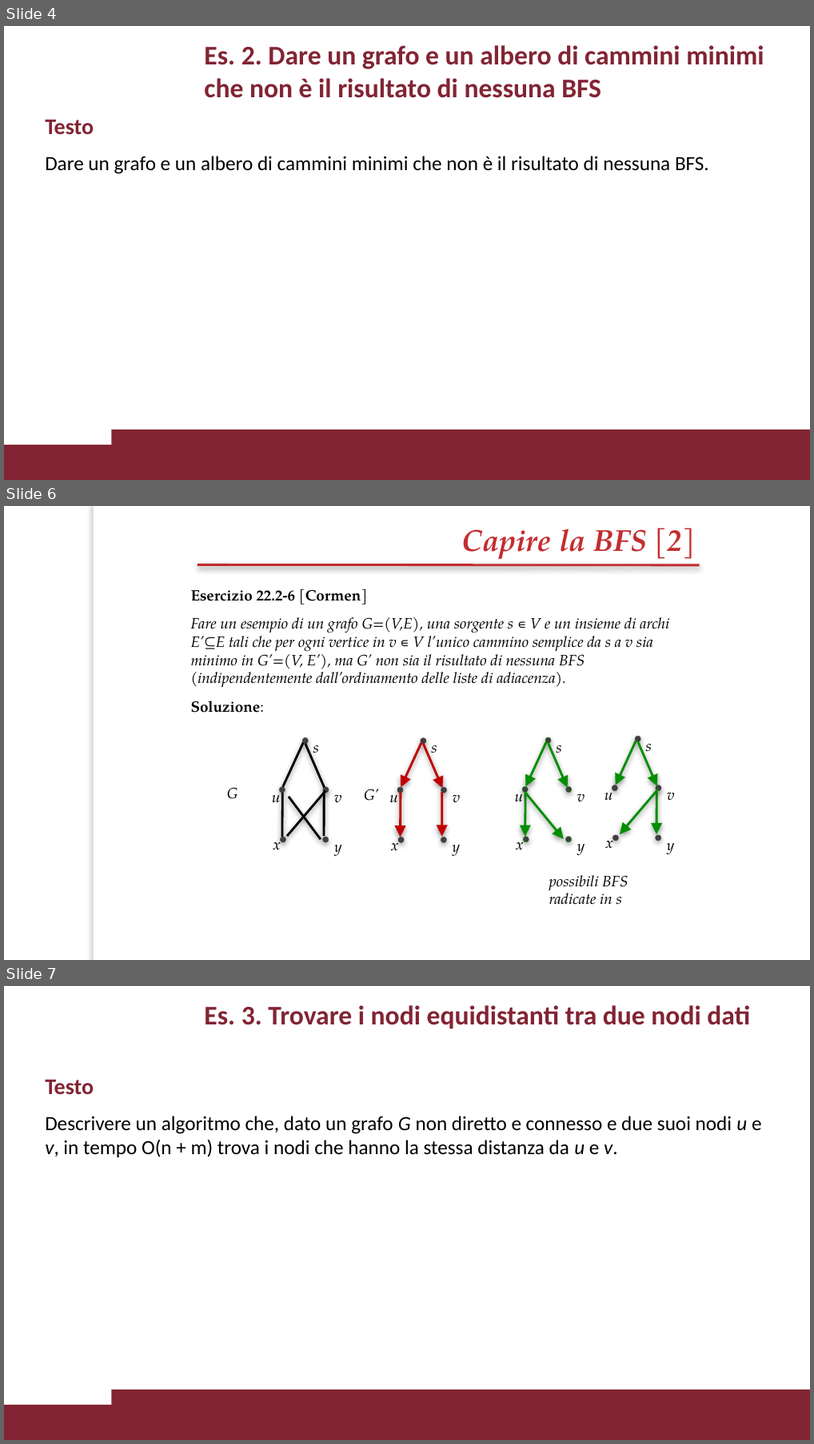
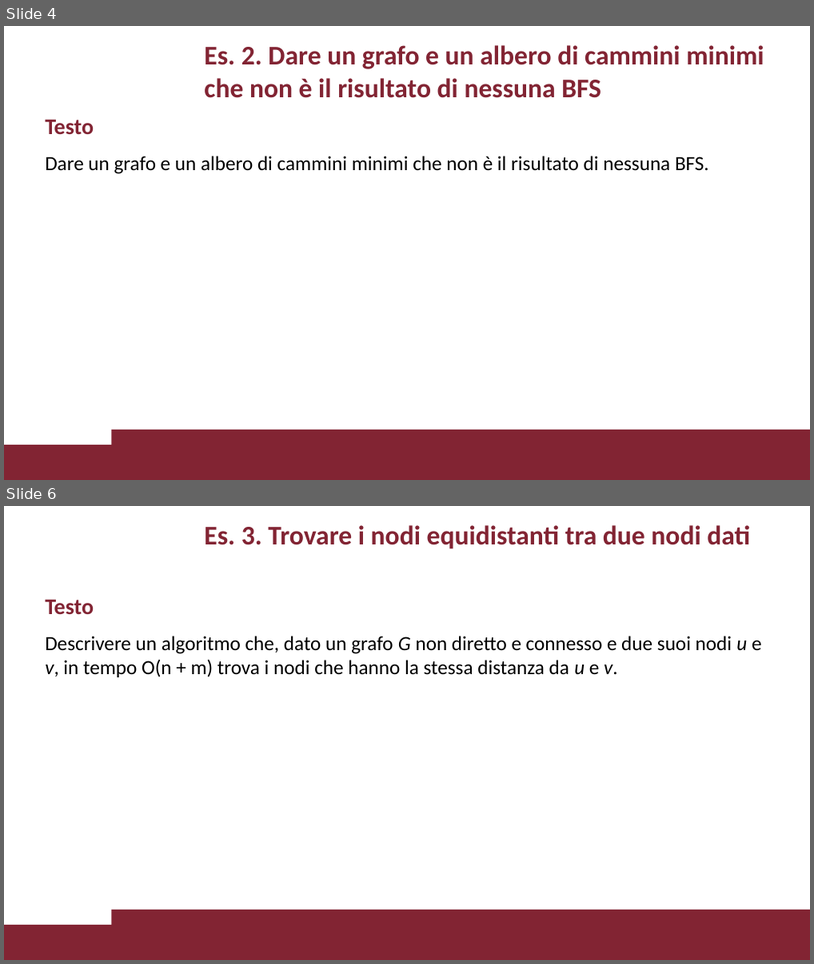
Before and after one commit to VincenzoImp/PDA, a slide deck: Esercitazione3/Esercitazione3.pptx. Shown one above the other, each under a label of ours: slides 4, 6 and 7 before the commit, slides 4 and 6 after it; the slides between them are not shown. The pictures are 814x1444 and 814x964 pixels, drawn with LibreOffice and Linux fonts; fonts in the diff are those of the drawing; background and template pictures are left out. Boxes give left, top, right and bottom in pixels: in the first picture for what was removed or moved away, otherwise in the second. Text is boxed around its words. In the diff, an @@ line names an element or a change of style, - is before the commit and + after.

```diff
--- a/Esercitazione3/Esercitazione3.pptx
+++ b/Esercitazione3/Esercitazione3.pptx
@@ slide 6 removed at <box>4,506,810,960</box>, background picture (left out) @@
@@ rectangle removed at <box>94,506,100,960</box> @@
@@ text removed at <box>462,528,696,559</box> @@
-Capire la BFS [2]
@@ line removed from (198, 565) to (700, 565) @@
@@ text removed at <box>191,588,670,712</box> @@
-Esercizio 22.2-6 [Cormen]
-Fare un esempio di un grafo G=(V,E), una sorgente s ∊ V e un insieme di archi E’⊆E tali che per ogni vertice in v ∊ V l’unico cammino semplice da s a v sia minimo in G’=(V, E’), ma G’ non sia il risultato di nessuna BFS (indipendentemente dall’ordinamento delle liste di adiacenza).
-Soluzione:
@@ text removed at <box>227,787,238,799</box> @@
-G
@@ text removed at <box>364,788,379,800</box> @@
-G’
@@ group removed at <box>515,737,585,855</box>: 5 texts, 5 ellipses, 4 arrows @@
-u
-v
-s
-y
-x
@@ group removed at <box>605,736,674,854</box>: 5 texts, 5 ellipses, 4 arrows @@
-u
-v
-s
-y
-x
@@ group removed at <box>272,737,342,856</box>: 6 lines, 5 texts, 5 ellipses @@
-u
-v
-s
-y
-x
@@ group removed at <box>390,737,460,856</box>: 5 texts, 5 ellipses, 4 arrows @@
-u
-v
-s
-y
-x
@@ text removed at <box>550,875,628,904</box> @@
-possibili BFS
-radicate in s
@@ what was slide 7 is now slide 6 @@
```
Also in this commit, not shown: 8 slides changed, 4 slides added, 5 other files.
